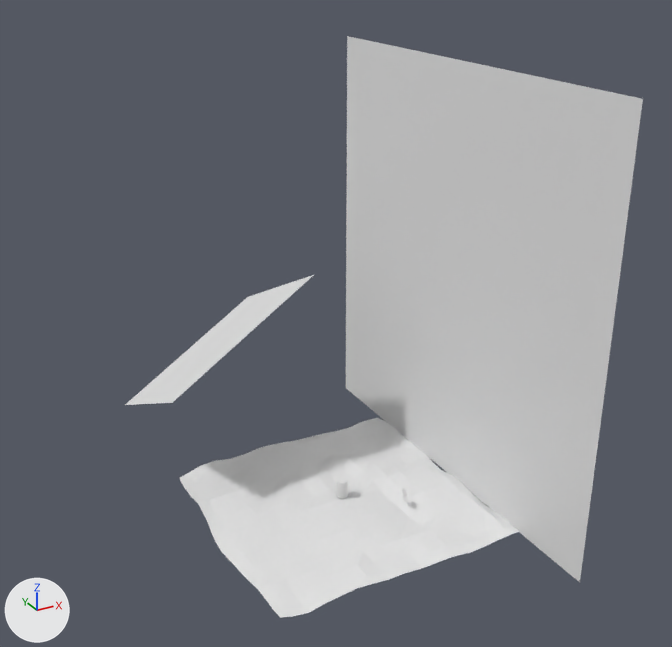
The Blender file 03 Scenes/10-11. Szene/10-11Szene_Korrigiert.blend, before and after one commit.
The view is the same before and after, from a camera (50 mm lens) standing at (-44.6, -80.6, 63.3) and looking at (0.7, 1.8, 22.1). Every picture has the same lights, and +X, +Y and +Z are marked at lower left. Materials are left out; every surface is plain grey.

The older version as bpy lines, for what is in view:
```python
ob_cylinder = bpy.data.objects.new('Cylinder', me_cylinder)
ob_cylinder.location = (0.0, 0.0, 20.0)
ob_cylinder.rotation_euler = (1.571, 0.0, 0.0)  # degrees (90, 0, 0)
ob_cylinder.scale = (1.33, 1.33, 0.129)
ob_flower = bpy.data.objects.new('Flower', None)
ob_flower.location = (6.0, -4.7, -0.7)
ob_flower.rotation_euler = (0.0, 0.0, 4.712)  # degrees (0, 0, 270)
ob_flower.scale = (0.142, 0.142, 0.142)
ob_plane = bpy.data.objects.new('Plane', me_plane)
ob_plane.location = (-7.5, 17.9, 15.0)
ob_plane.rotation_euler = (-0.511, -0.439, 0.234)  # degrees (-29, -25, 13)
ob_plane.scale = (-11.2, -11.2, -11.2)
ob_plane_003_plane_003_material_004 = bpy.data.objects.new('Plane_003_Plane_003_Material_004', me_plane_003_plane_003_material_004)
ob_plane_003_plane_003_material_004.location = (0.0, -24.2, 27.9)
ob_plane_plane_006_material_010 = bpy.data.objects.new('Plane_Plane_006_Material_010', me_plane_plane_006_material_010)
ob_plane_plane_006_material_010.location = (0.0, 0.0, 0.1)
ob_plane_plane_006_material_010.rotation_euler = (1.571, 0.0, 0.0)  # degrees (90, 0, 0)
ob_plane_plane_006_material_010.scale = (1.15, 1.15, 1.15)
```
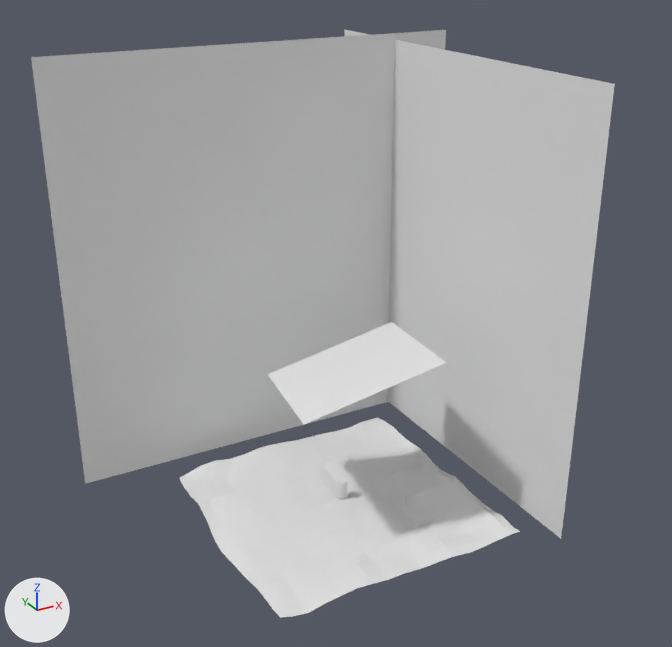
What differs and where, as boxes (x1, y1, x2, y2) in the pictures (672 x 647 px):
'Plane.001', added
    after: (31, 30, 446, 484)
'Plane_003_Plane_003_Material_004', moved
    before: (346, 36, 643, 582)
    after: (344, 29, 615, 539)
'Plane', moved, turned, rescaled
    before: (125, 275, 313, 405)
    after: (268, 322, 446, 425)
'Flower', deleted
    before: (402, 488, 410, 509)
'Cylinder', now drawn
    after: (403, 494, 409, 504)

What the commit changed:
Mesh me_plane_001 is new.
It has 4 vertices, 1 face and spans x -2.21..2.21, y -2.21..2.21, z 0.0.
Object 'Flower' (ob_flower) is deleted.
Object 'Plane' (ob_plane) moves from (-7.5, 17.9, 15.0) to (0.9, -1.3, 17.8).
Object 'Plane' (ob_plane) turns from (-29, -25, 13) to (-7.6, -16, -9.6) degrees about x, y and z.
Object 'Plane' (ob_plane) is rescaled from (-11.2, -11.2, -11.2) to (8.01, 8.01, 8.01).
Object 'Plane_003_Plane_003_Material_004' (ob_plane_003_plane_003_material_004) moves from (0.0, -24.2, 27.9) to (3.3, -17.6, 27.9).
Object 'Cylinder' (ob_cylinder) moves from (0.0, 0.0, 20.0) to (6.1, -4.7, 1.4).
Object 'Cylinder' (ob_cylinder) turns from (90, 0, 0) to (90, 0, -90) degrees about x, y and z.
Object 'Cylinder' (ob_cylinder) is rescaled from (1.33, 1.33, 0.129) to (0.142, 0.142, 0.0138).
Object 'Plane.001' (ob_plane_001) is new; it shows me_plane_001.
Its location is (0.3, 18.7, 24.9).
Its rotation in degrees is (90, 0, 0).
Its scale is (11.4, 11.4, 11.4).
